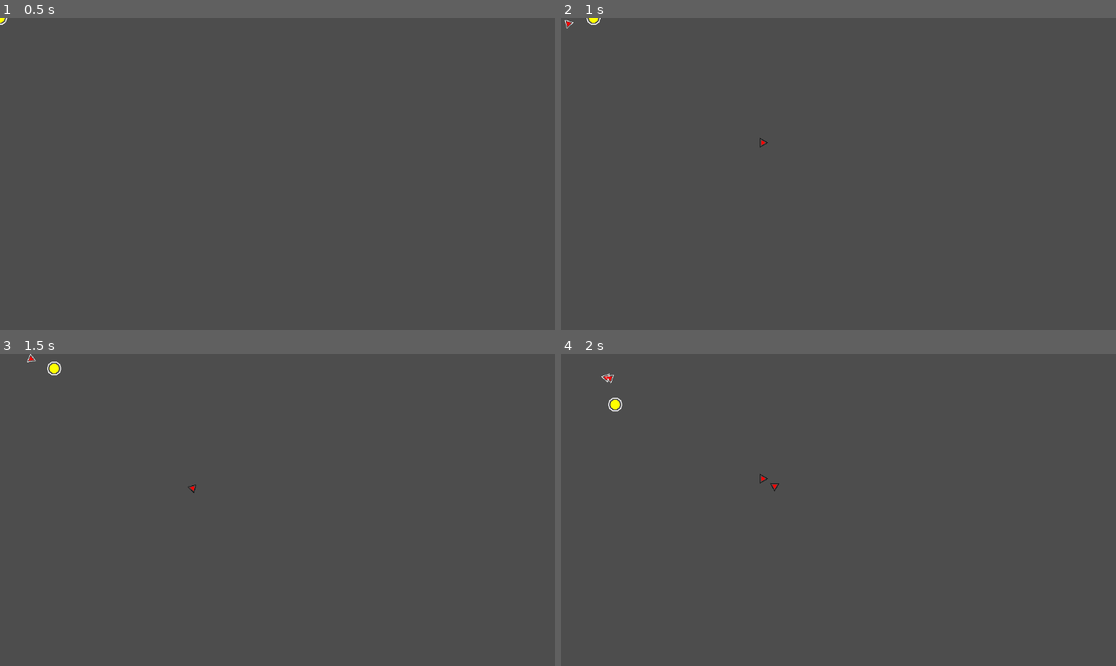
Above: before the commit, frames 1-4 (two rows, left to right).
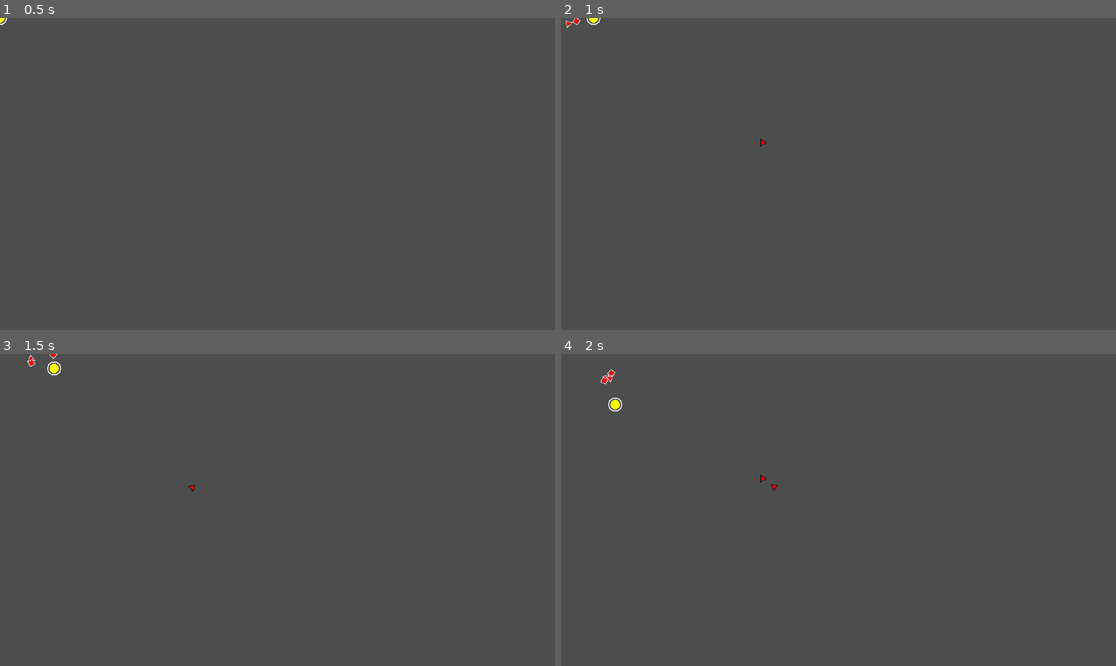
Above: after the commit, the same moments.

Repository: the-alex-g/LD55
Game: Godot game, scene res://main/main.tscn
The game is run twice, just before and just after one commit, with the same random seed, the same clock (stepped at 60 frames per second) and the same inputs.
Inputs:
- Up to frame 1 (0.5 s): no input
- Up to frame 2 (1 s): tap Enter at 0.5 s; hold D (right) from 0.53 s (still down); tap Keypad 2 (attack_drone) at 0.6 s; tap Keypad 5 (ranged_attack_drone, bound only after the commit) at 0.8 s
- Up to frame 3 (1.5 s): release D (right) at 1.28 s; hold S (down) from 1.28 s (still down); tap Keypad 5 (ranged_attack_drone, bound only after the commit) at 1.35 s
- Up to frame 4 (2 s): keep holding S (down); tap Keypad 2 (attack_drone) at 1.55 s

Frame 1 is identical in both runs. In frame 2, less than 0.1% of the frame differs, in the area x 0-38%, y 0-42%; in frame 3, less than 0.1%; in frame 4, less than 0.1%, in the area x 7-40%, y 4-45%.

Commit message:
Add ranged attack drone

Diff:
--- /dev/null
+++ b/project/drones/bullets/bullet.gd
@@ -0,0 +1,39 @@
+class_name Bullet
+extends CharacterBody2D
+
+@export var damage := 1
+@export var speed := 400.0
+
+var angle := 0.0
+var ring_color : Color : set = set_ring_color
+var team := -1
+
+@onready var _polygon_generator : PolygonGenerator = $PolygonGenerator
+
+
+func _physics_process(delta:float)->void:
+	move_and_collide(Vector2.RIGHT.rotated(angle) * speed * delta)
+
+
+func apply_effect(to:Object)->void:
+	if to.team == team:
+		return
+	if to.has_method("set_health"):
+		to.health -= damage
+	queue_free()
+
+
+func set_ring_color(value:Color)->void:
+	if is_inside_tree():
+		_polygon_generator.ring_color = value
+	else:
+		await ready
+		set_ring_color(value)
+
+
+func _on_hit_area_body_entered(body:PhysicsBody2D)->void:
+	apply_effect(body)
+
+
+func _on_visible_on_screen_notifier_2d_screen_exited():
+	queue_free()
--- /dev/null
+++ b/project/drones/bullets/bullet.tscn
@@ -0,0 +1,37 @@
+[gd_scene load_steps=5 format=3 uid="uid://bq4q4goh2dcej"]
+
+[ext_resource type="Script" path="res://polygons/polygon_generator.gd" id="1_1ir6m"]
+[ext_resource type="Script" path="res://drones/bullets/bullet.gd" id="1_5bd5j"]
+
+[sub_resource type="CircleShape2D" id="CircleShape2D_pwh7l"]
+radius = 6.0
+
+[sub_resource type="CircleShape2D" id="CircleShape2D_hjefr"]
+radius = 7.0
+
+[node name="Bullet" type="CharacterBody2D"]
+collision_layer = 2
+script = ExtResource("1_5bd5j")
+
+[node name="CollisionShape2D" type="CollisionShape2D" parent="."]
+shape = SubResource("CircleShape2D_pwh7l")
+
+[node name="PolygonGenerator" type="Node2D" parent="."]
+script = ExtResource("1_1ir6m")
+points = 10
+radius = 4.0
+rings = 1
+ring_thickness = 1.0
+
+[node name="HitArea" type="Area2D" parent="."]
+collision_layer = 0
+collision_mask = 12
+monitorable = false
+
+[node name="CollisionShape2D" type="CollisionShape2D" parent="HitArea"]
+shape = SubResource("CircleShape2D_hjefr")
+
+[node name="VisibleOnScreenNotifier2D" type="VisibleOnScreenNotifier2D" parent="."]
+
+[connection signal="body_entered" from="HitArea" to="." method="_on_hit_area_body_entered"]
+[connection signal="screen_exited" from="VisibleOnScreenNotifier2D" to="." method="_on_visible_on_screen_notifier_2d_screen_exited"]
--- a/project/drones/drone.tscn
+++ b/project/drones/drone.tscn
@@ -8,6 +8,12 @@
 [node name="Drone" type="CharacterBody2D"]
 collision_layer = 6
 script = ExtResource("1_i0x05")
+health = null
+speed = null
+target_type = null
+always_orbit_controller = null
+contact_distance = null
+retribution_allowed = null
 
 [node name="CollisionShape2D" type="CollisionShape2D" parent="."]
 shape = SubResource("CircleShape2D_j42oc")
--- /dev/null
+++ b/project/drones/ranged_attack_drone.gd
@@ -0,0 +1,16 @@
+extends RangedDrone
+
+@export var damage := 1
+
+
+func _fire_at(object:Node2D)->void:
+	if object.team == team:
+		return
+	var bullet := preload("res://drones/bullets/bullet.tscn").instantiate()
+	bullet.team = get_team()
+	bullet.angle = get_angle_to(object.global_position)
+	bullet.damage = 1
+	bullet.ring_color = _polygon_generator.ring_color
+	bullet.global_position = global_position
+	get_parent().add_child(bullet)
+	super._fire_at(object)
--- /dev/null
+++ b/project/drones/ranged_attack_drone.tscn
@@ -0,0 +1,23 @@
+[gd_scene load_steps=4 format=3 uid="uid://cwhnbunsnnpsd"]
+
+[ext_resource type="PackedScene" uid="uid://bul8vv5tayy7h" path="res://drones/drone.tscn" id="1_g1tpq"]
+[ext_resource type="Script" path="res://drones/ranged_attack_drone.gd" id="2_qk2cl"]
+[ext_resource type="PackedScene" uid="uid://7o5ea7l2lx4e" path="res://targeting_body/targeting_area.tscn" id="3_6we3q"]
+
+[node name="RangedAttackDrone" instance=ExtResource("1_g1tpq")]
+script = ExtResource("2_qk2cl")
+damage = 1
+reload_time = 1.0
+health = 5
+speed = 200.0
+target_type = 0
+always_orbit_controller = true
+contact_distance = 200.0
+retribution_allowed = false
+retain_target = true
+
+[node name="PolygonGenerator" parent="." index="1"]
+points = 4
+
+[node name="TargetingArea" parent="." index="2" instance=ExtResource("3_6we3q")]
+radius = 200.0
--- /dev/null
+++ b/project/drones/ranged_drone.gd
@@ -0,0 +1,17 @@
+class_name RangedDrone
+extends Drone
+
+@export var reload_time := 0.5
+
+var can_shoot := true
+
+
+func apply_effect(to:Object)->void:
+	if can_shoot:
+		_fire_at(to)
+
+
+func _fire_at(_object:Node2D)->void:
+	can_shoot = false
+	await get_tree().create_timer(reload_time).timeout
+	can_shoot = true
--- a/project/drones/repair_drone.gd
+++ b/project/drones/repair_drone.gd
@@ -13,5 +13,6 @@
 
 
 func apply_effect(to:Object)->void:
-	to.health += heal_amount + randi_range(-1, 1)
-	queue_free()
+	if not always_orbit_controller:
+		to.health += heal_amount + randi_range(-1, 1)
+		queue_free()
--- a/project/drones/repair_drone.tscn
+++ b/project/drones/repair_drone.tscn
@@ -6,8 +6,12 @@
 [node name="RepairDrone" instance=ExtResource("1_hdayo")]
 script = ExtResource("2_q6w81")
 heal_amount = 5
+health = 5
+speed = 200.0
 target_type = 1
 always_orbit_controller = true
+contact_distance = 3.0
+retribution_allowed = true
 
 [node name="PolygonGenerator" parent="." index="1"]
 color = Color(0.12549, 0.929412, 0.12549, 1)
--- a/project/player/player.gd
+++ b/project/player/player.gd
@@ -14,6 +14,8 @@
 		spawn_drone("attack_drone")
 	if Input.is_action_just_pressed("defense_drone"):
 		pass
+	if Input.is_action_just_pressed("ranged_attack_drone"):
+		spawn_drone("ranged_attack_drone")
 
 	var movement_vector := Input.get_vector("left", "right", "up", "down")
 	move_and_collide(movement_vector * delta * speed)
--- a/project/polygons/polygon_generator.gd
+++ b/project/polygons/polygon_generator.gd
@@ -34,7 +34,9 @@
 	for i in rings:
 		var ring_polygon : PackedVector2Array = []
 		for p in points + 1:
-			ring_polygon.append(Vector2.RIGHT.rotated(p * TAU / points) * (radius + 4 + 5 * i))
+			ring_polygon.append(
+				Vector2.RIGHT.rotated(p * TAU / points) * (radius + (2 + 2.5 * i) * ring_thickness)
+			)
 		ring_polygons.append(ring_polygon)
 	queue_redraw()
 
--- a/project/project.godot
+++ b/project/project.godot
@@ -59,6 +59,12 @@
 , Object(InputEventKey,"resource_local_to_scene":false,"resource_name":"","device":-1,"window_id":0,"alt_pressed":false,"shift_pressed":false,"ctrl_pressed":false,"meta_pressed":false,"pressed":false,"keycode":0,"physical_keycode":51,"key_label":0,"unicode":51,"echo":false,"script":null)
 ]
 }
+ranged_attack_drone={
+"deadzone": 0.5,
+"events": [Object(InputEventKey,"resource_local_to_scene":false,"resource_name":"","device":-1,"window_id":0,"alt_pressed":false,"shift_pressed":false,"ctrl_pressed":false,"meta_pressed":false,"pressed":false,"keycode":0,"physical_keycode":4194443,"key_label":0,"unicode":0,"echo":false,"script":null)
+, Object(InputEventKey,"resource_local_to_scene":false,"resource_name":"","device":-1,"window_id":0,"alt_pressed":false,"shift_pressed":false,"ctrl_pressed":false,"meta_pressed":false,"pressed":false,"keycode":0,"physical_keycode":53,"key_label":0,"unicode":53,"echo":false,"script":null)
+]
+}
 
 [layer_names]
 
--- /dev/null
+++ b/project/targeting_body/targeting_area.gd
@@ -0,0 +1,17 @@
+@tool
+extends Area2D
+
+@export var radius := 100.0 : set = set_radius
+
+@onready var _collision_shape : CollisionShape2D = $CollisionShape2D
+
+
+func set_radius(value:float)->void:
+	radius = value
+	if is_inside_tree():
+		var shape := CircleShape2D.new()
+		shape.radius = radius
+		_collision_shape.shape = shape
+	else:
+		await ready
+		set_radius(value)
--- a/project/targeting_body/targeting_area.tscn
+++ b/project/targeting_body/targeting_area.tscn
@@ -1,4 +1,6 @@
-[gd_scene load_steps=2 format=3 uid="uid://7o5ea7l2lx4e"]
+[gd_scene load_steps=3 format=3 uid="uid://7o5ea7l2lx4e"]
+
+[ext_resource type="Script" path="res://targeting_body/targeting_area.gd" id="1_hckvm"]
 
 [sub_resource type="CircleShape2D" id="CircleShape2D_0120g"]
 radius = 100.0
@@ -7,6 +9,7 @@
 collision_layer = 0
 collision_mask = 2
 monitorable = false
+script = ExtResource("1_hckvm")
 
 [node name="CollisionShape2D" type="CollisionShape2D" parent="."]
 shape = SubResource("CircleShape2D_0120g")
--- a/project/targeting_body/targeting_body.gd
+++ b/project/targeting_body/targeting_body.gd
@@ -9,6 +9,9 @@
 @export var speed := 200.0
 @export var target_type : TargetType = TargetType.ENEMY
 @export var always_orbit_controller := false
+@export var contact_distance := 3.0
+@export var retribution_allowed := true
+@export var retain_target := false
 
 var targeting_area : Area2D
 var move_mode : MoveMode = MoveMode.ORBIT
@@ -41,18 +44,19 @@
 				Vector2.RIGHT.rotated(get_orbit_angle(target)) * speed * delta / 2
 			)
 		elif move_mode == MoveMode.CHASE:
-			if distance_sqrd_to(target) > 9:
+			if distance_sqrd_to(target) > pow(contact_distance, 2):
 				move_and_collide(
 					Vector2.RIGHT.rotated(
 						get_angle_to(target.global_position)
 					) * speed * delta
 				)
-			else:
-				resolve_collision()
+		if distance_sqrd_to(target) < pow(contact_distance, 2):
+			resolve_collision()
 
 		$PolygonGenerator.rotation = get_angle_to(target.global_position)
 
-	get_closest_target()
+	if not retain_target or not is_instance_valid(target) or move_mode != MoveMode.CHASE:
+		get_closest_target()
 
 
 func get_orbit_angle(to:Node2D)->float:
@@ -66,7 +70,7 @@
 
 func resolve_collision()->void:
 	apply_effect(target)
-	if target.has_method("apply_effect"):
+	if target.has_method("apply_effect") and retribution_allowed:
 		target.apply_effect(self)
 
 
@@ -77,7 +81,7 @@
 func get_closest_target()->void:
 	for node in targeting_area.get_overlapping_bodies():
 		if is_possible_target(node):
-			if is_instance_valid(target):
+			if is_instance_valid(target) and move_mode == MoveMode.CHASE:
 				if distance_sqrd_to(node) < distance_sqrd_to(target):
 					target = node
 					move_mode = MoveMode.CHASE
@@ -95,7 +99,7 @@
 		return false
 	match target_type:
 		TargetType.ENEMY:
-			if node.team != get_team():
+			if node.team != get_team() and not node is Bullet:
 				return true
 			return false
 		TargetType.CONTROLLER:
